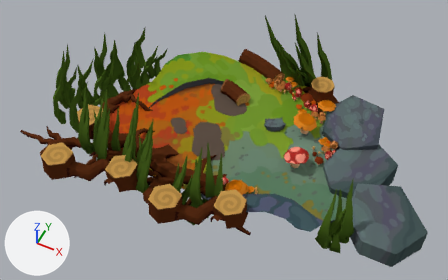
Two versions of the Blender file Models/level.blend, one commit apart.
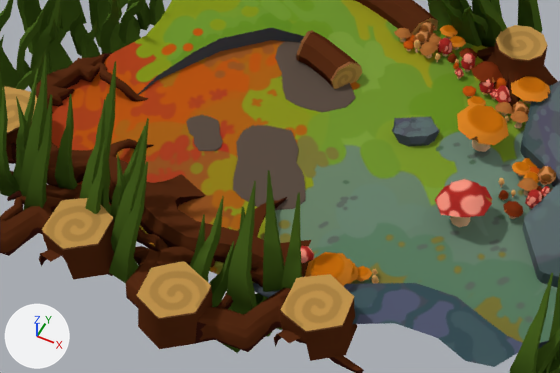
There are two pictures of each version: one whole from a camera (50 mm lens) standing at (294.0, -457.0, 524.0) and looking at (90.0, -49.0, 14.0), one close up on the part from 19% to 76% of the width and 23% to 84% of the height. The axes (+X, +Y, +Z) are drawn at lower left. The lights are the same throughout.

In view in the first close-up: 'grass.041 -col', 'puddle -col', 'puddle.002 -col', 'rock -col', 'rock.001 -col', 'terrain -col', 'treestump.001 -col', 'treestump.002 -col', 'treestump.004 -col', 'treestump.007 -col', 'treestump.008 -col', 'treestump.009 -col'.
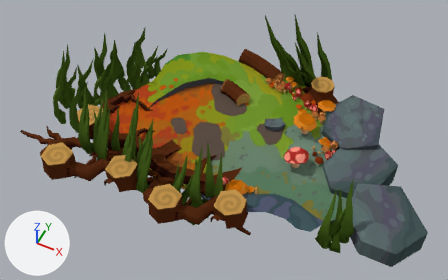
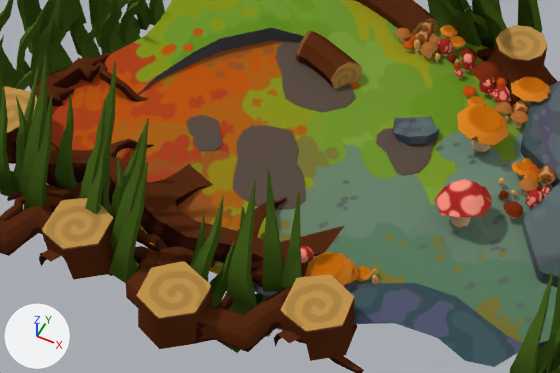
Where the change shows, as pixel boxes (x1, y1, x2, y2) in the close-ups (560 x 373 px; the box of a moved part takes in the faces that stretch with it):
'treestump.008 -col', reshaped (11% wider): before (2, 53, 311, 263); after (2, 53, 344, 263)
'puddle.002 -col.001', added (brown): after (376, 128, 438, 176)
part 1 of me_cylinder_041, moved or reshaped: before (146, 174, 206, 207); after (146, 164, 213, 207)
part 2 of me_cylinder_041, moved or reshaped: before (280, 240, 311, 260); after (280, 226, 344, 260)

What changed in the scene script:
```text
Change me_cylinder_041:
    used by ob_treestump_008__col; location = (82.3, -93.5, 5.9); rotation_euler = (0.0, 0.0, 0.163), in degrees (0, 0, 9.3); scale = (10.9, 10.9, 10.9)
    before: 475 (-4.5, 2.1, -0.5), 476 (-3.3, 1.3, -0.5) at pixel (190, 200), 477 (-3.7, 0.9, -0.5) at pixel (179, 204), 478 (-3.7, 0.9, -0.3) at pixel (179, 201), 479 (-3.3, 1.3, -0.3) at pixel (190, 197)
    before: 480 (-4.5, 2.1, -0.2) at pixel (172, 178), 481 (-4.7, 1.6, 0.0) at pixel (163, 181), 483 (-3.3, 1.3, -0.2) at pixel (190, 196), 485 (-4.6, 1.9, -0.3)
    remove me_cylinder_041.from_pydata(...)  # 577 vertices, 508 faces, 2 loose edges; spans x -14.4..3.0, y -1.8..9.2, z -1.2..1.3
    add me_cylinder_041.from_pydata(...)  # 577 vertices, 508 faces, 2 loose edges; spans x -14.4..4.3, y -1.8..9.2, z -1.5..1.3
    me_cylinder_041 part 1
    add for i in [475, 476, 479, 480, 483, 485]: me_cylinder_041.vertices[i].co += Vector((0.1, 0.8, -0.2))
    add for i in [477, 478, 481]: me_cylinder_041.vertices[i].co += Vector((0.0, 0.1, 0.0))
    me_cylinder_041.vertices[472].co: (-4.3, 2.8, -0.6) -> (-4.2, 3.6, -0.6)  # pixel (182, 173) -> pixel (190, 162)
    me_cylinder_041.vertices[473].co: (-2.7, 1.8, -0.6) -> (-2.6, 2.6, -0.6)  # pixel (207, 195) -> pixel (215, 184)
    me_cylinder_041.vertices[474].co: (-4.7, 1.7, -0.5) -> (-4.7, 2.0, -0.5)
    me_cylinder_041 part 2: 6 of 577 vertices moved; they spanned x 2.6..3.0, y -0.3..1.0, z -1.2..-0.6 and now span x 3.7..4.3, y 0.3..2.3, z -1.5..-0.5; mean shift (1.2, 1.0, -0.1); largest move (2.6, 1.0, -1.2) -> (3.7, 2.3, -1.5)
Add me_cube_089:
    me_cube_089.from_pydata(...)  # 72 vertices, 70 faces; spans x -1.21..0.84, y -1.08..0.85, z -1.07..0.24
    me_cube_089.polygons.foreach_set('use_smooth', [True] * 70)
    me_cube_089.materials.append(mat_terrain)  # picture img_terrain
Add ob_puddle_002__col_001:
    ob_puddle_002__col_001 = bpy.data.objects.new('puddle.002 -col.001', me_cube_089)
    ob_puddle_002__col_001.location = (132.4, -3.9, 0.5)
    ob_puddle_002__col_001.rotation_euler = (0.0, 0.0, -0.757)  # degrees (0, 0, -43)
    ob_puddle_002__col_001.scale = (16.4, 16.4, 1.22)
```
